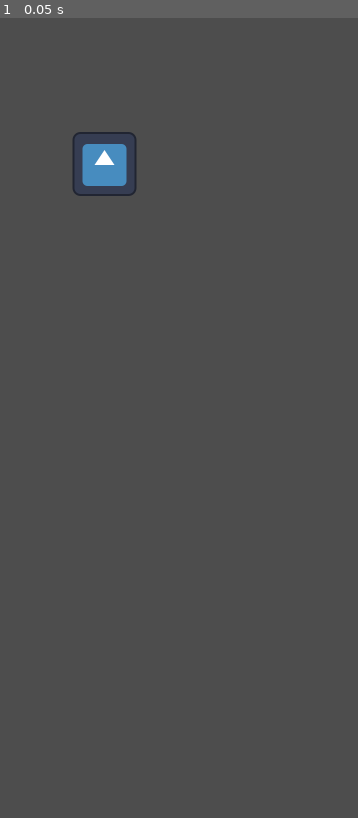
Above: before the commit, frame 1.
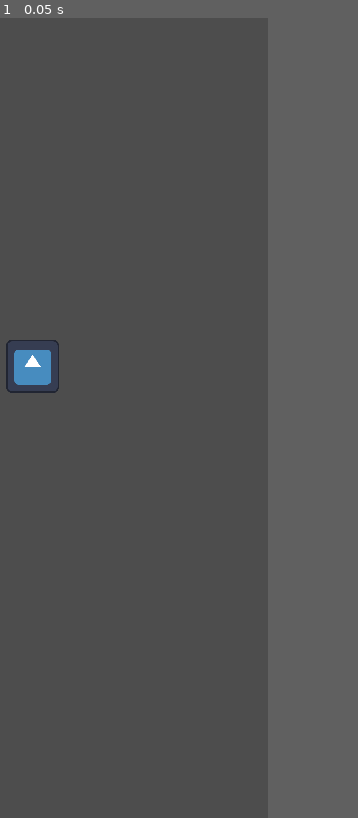
Above: after the commit, the same moment.

Repository: matiaschapa/protester-game
Game: Godot game, scene res://juego-principal.tscn
Same seed, same stepped clock (60 frames per second), same inputs: the game is played once before the commit and once after it. Before the commit the project has no main scene; this scene is started directly in both runs. The engine's default icon, where the game draws it, is replaced by a stand-in: a white triangle on a blue panel in a dark square.
Inputs:
- Up to frame 1 (0.05 s): no input
In our replay, the window is 540x800 before the commit and 450x800 after it. These sizes can differ from the game's own. Grey fills any space a smaller window leaves; there, only what the larger window draws over its background counts as a difference.

The runs differ from the first frame. In frame 1, 1.4% of the frame differs, in the area x 1-38%, y 14-47%.

Commit message:
avances 18-4

Diff:
--- /dev/null
+++ b/Scripts/personaje.gd
@@ -0,0 +1 @@
+extends CharacterBody2D
--- a/juego-principal.tscn
+++ b/juego-principal.tscn
@@ -1,9 +1,8 @@
 [gd_scene load_steps=2 format=3 uid="uid://5f3hk5gkb7ix"]
 
-[ext_resource type="Texture2D" uid="uid://dm7f4ex61m0t4" path="res://icon.svg" id="1_avjge"]
+[ext_resource type="PackedScene" uid="uid://bd60tasjxbsqk" path="res://personaje.tscn" id="1_rpfwh"]
 
 [node name="Node2D" type="Node2D"]
 
-[node name="Sprite2D" type="Sprite2D" parent="."]
-position = Vector2(573, 292)
-texture = ExtResource("1_avjge")
+[node name="CharacterBody2D" parent="." instance=ExtResource("1_rpfwh")]
+position = Vector2(515, 836)
--- /dev/null
+++ b/personaje.tscn
@@ -0,0 +1,17 @@
+[gd_scene load_steps=4 format=3 uid="uid://bd60tasjxbsqk"]
+
+[ext_resource type="Texture2D" uid="uid://dm7f4ex61m0t4" path="res://icon.svg" id="1_31e8l"]
+[ext_resource type="Script" path="res://Scripts/personaje.gd" id="1_biswt"]
+
+[sub_resource type="CapsuleShape2D" id="CapsuleShape2D_7tk3h"]
+radius = 67.2
+height = 153.54
+
+[node name="CharacterBody2D" type="CharacterBody2D"]
+script = ExtResource("1_biswt")
+
+[node name="Sprite2D" type="Sprite2D" parent="."]
+texture = ExtResource("1_31e8l")
+
+[node name="CollisionShape2D" type="CollisionShape2D" parent="."]
+shape = SubResource("CapsuleShape2D_7tk3h")
--- a/project.godot
+++ b/project.godot
@@ -11,6 +11,7 @@
 [application]
 
 config/name="Protester Game"
+run/main_scene="res://juego-principal.tscn"
 config/features=PackedStringArray("4.3", "Mobile")
 config/icon="res://icon.svg"
 
@@ -18,8 +19,11 @@
 
 window/size/viewport_width=1080
 window/size/viewport_height=1920
+window/size/mode=2
+window/stretch/mode="canvas_items"
 window/handheld/orientation=1
 
 [rendering]
 
+textures/canvas_textures/default_texture_filter=0
 renderer/rendering_method="mobile"
